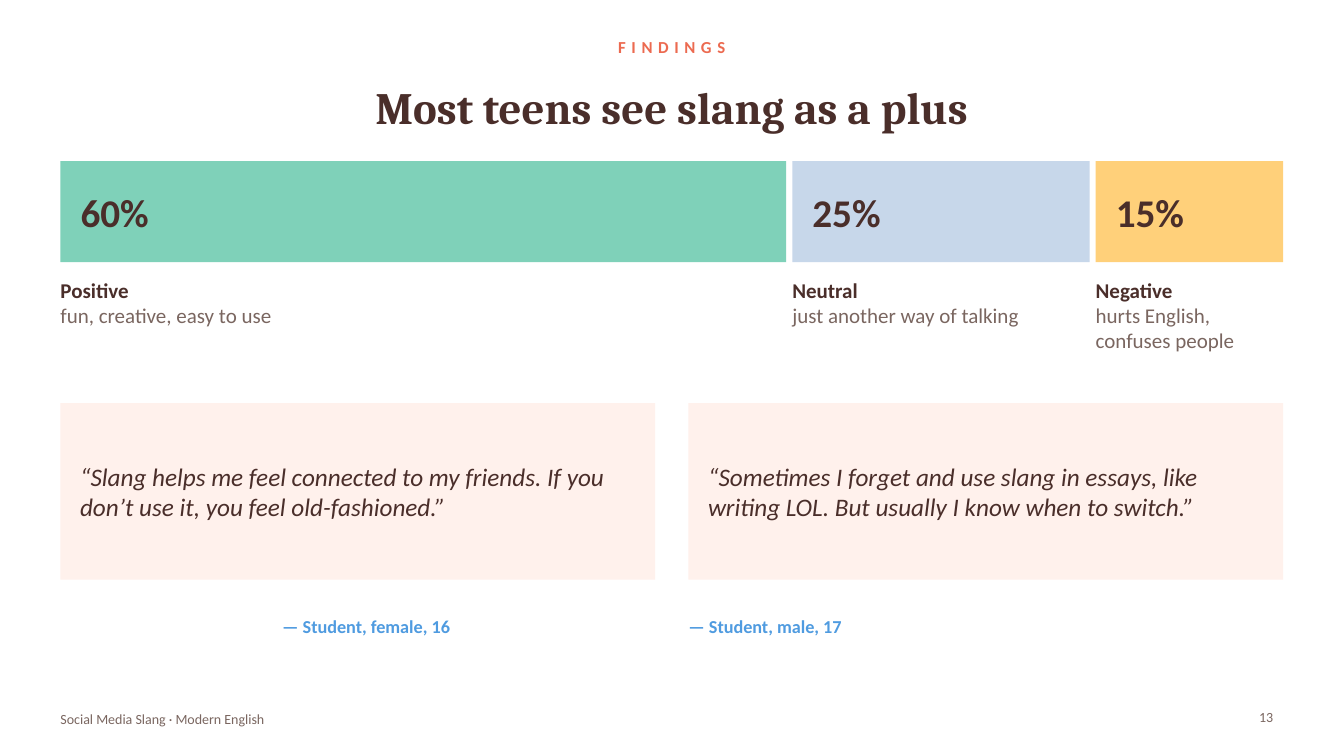
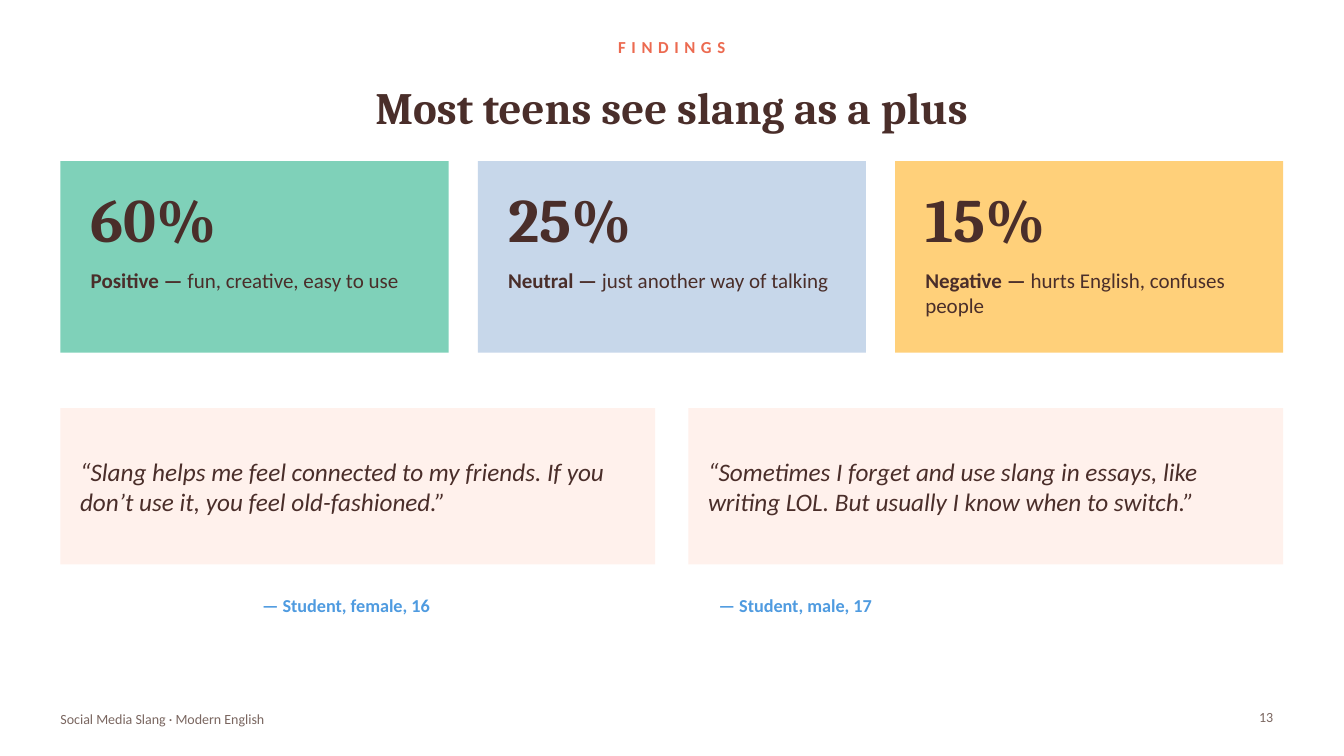
Before and after one commit to araymyrkieva9-sketch/english-daptar, a slide deck: slide 13 of variants/Slang_Presentation_4_Soft_Coral.pptx. Drawn at 1344x756 pixels with LibreOffice and Linux fonts; fonts in the diff are those of the drawing. Boxes give left, top, right and bottom in pixels: in the first picture for what was removed or moved away, otherwise in the second. Text is boxed around its words. In the diff, an @@ line names an element or a change of style, - is before the commit and + after.

```diff
--- a/variants/Slang_Presentation_4_Soft_Coral.pptx
+++ b/variants/Slang_Presentation_4_Soft_Coral.pptx
@@ rectangle: place and size @@
-rectangle at [60,161,786,262]
+rectangle at [60,161,449,353]
@@ rectangle: place and size @@
-rectangle at [792,161,1090,262]
+rectangle at [478,161,866,353]
@@ rectangle: place and size @@
-rectangle at [1096,161,1284,262]
+rectangle at [895,161,1284,353]
@@ text "60%": place and size @@
-text "60%" at [81,200,149,228]
+text "60%" at [91,200,217,244]
@@ size 28 to 44 pt, font Calibri to Cambria; vertical alignment middle to top in 3 elements at [91,200,217,244], [925,200,1045,244], [508,200,631,244] @@
@@ text "25%": place and size @@
-text "25%" at [812,200,880,228]
+text "25%" at [508,200,631,244]
@@ text "15%": place and size @@
-text "15%" at [1116,200,1184,228]
+text "15%" at [925,200,1045,244]
@@ text at [91,273,399,292]: text changed; text colour #7A6660 to #4A2E2A @@
-Positive
-fun, creative, easy to use
+Positive — fun, creative, easy to use
@@ text at [508,273,828,292]: text changed; text colour #7A6660 to #4A2E2A @@
-Neutral
-just another way of talking
+Neutral — just another way of talking
@@ text at [925,273,1225,317]: text changed; text colour #7A6660 to #4A2E2A @@
-Negative
-hurts English, confuses people
+Negative — hurts English, confuses people
@@ rectangle "“Slang helps me feel connected ...": place and size @@
-rectangle "“Slang helps me feel connected ..." at [60,403,655,580]
+rectangle "“Slang helps me feel connected ..." at [60,408,655,565]
@@ rectangle "“Sometimes I forget and use ...": place and size @@
-rectangle "“Sometimes I forget and use ..." at [689,403,1284,580]
+rectangle "“Sometimes I forget and use ..." at [689,408,1284,565]
@@ text "— Student, female, 16": place and size @@
-text "— Student, female, 16" at [303,620,450,636]
+text "— Student, female, 16" at [283,599,429,615]
@@ text "— Student, male, 17": place and size @@
-text "— Student, male, 17" at [709,620,841,635]
+text "— Student, male, 17" at [739,599,871,614]
```
Also in this commit, not shown: 17 other slides changed, 3 other files.
